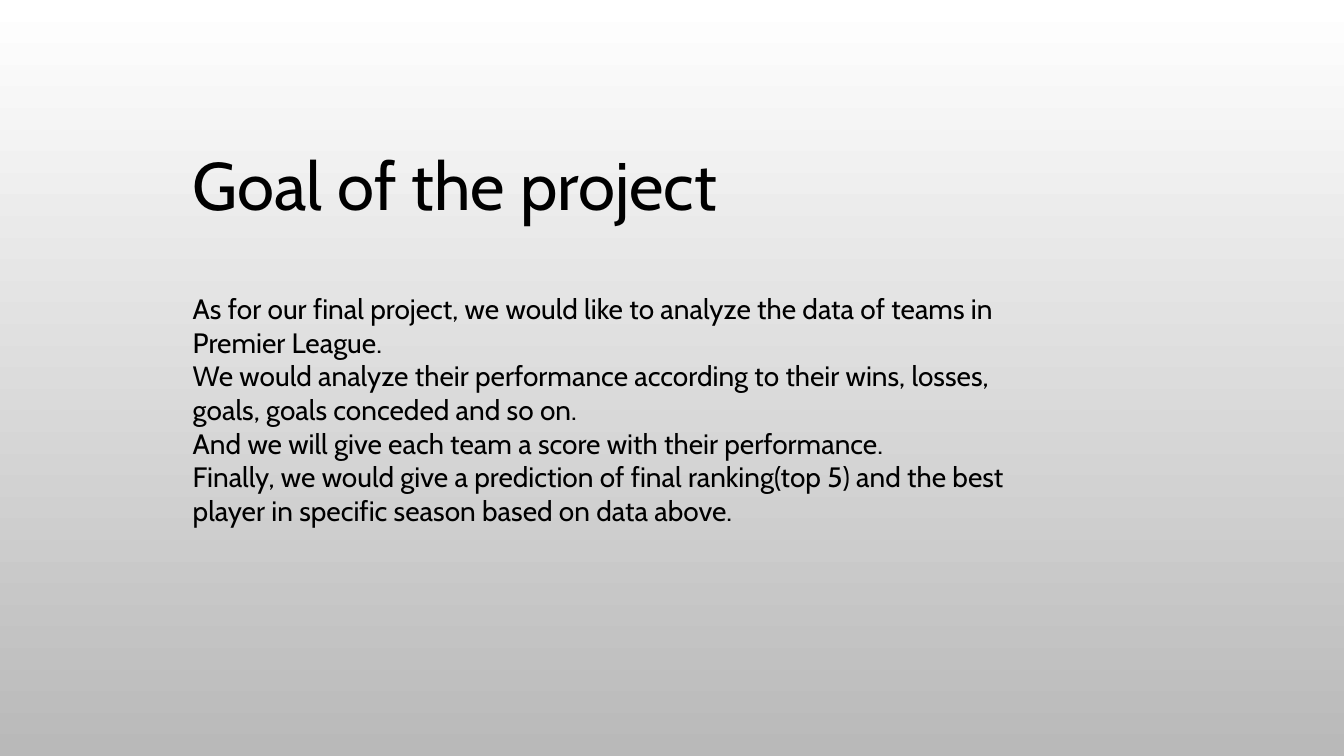
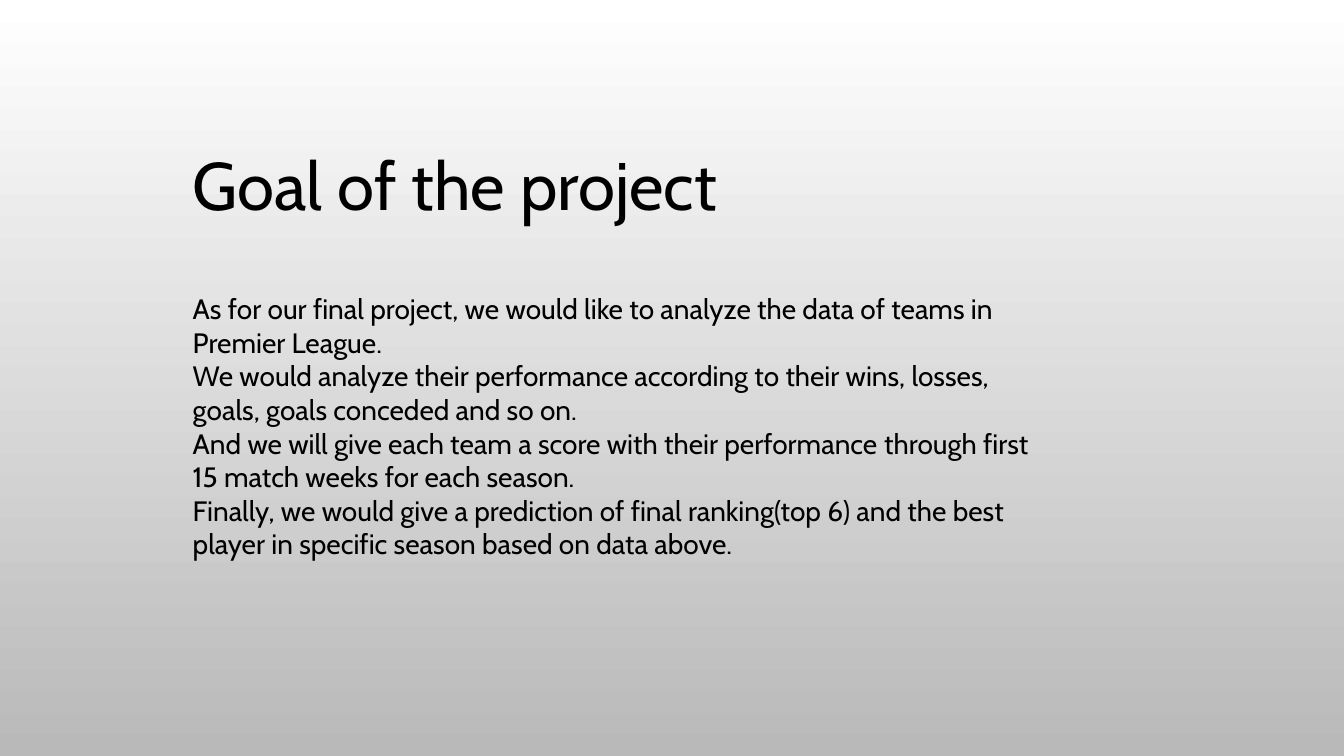
Before and after one commit to yingy4/scalafinal, a slide deck: slide 2 of Planning Presentation - Group 07.pptx. Drawn at 1344x756 pixels with LibreOffice and Linux fonts; fonts in the diff are those of the drawing; background and template pictures are left out. Boxes give left, top, right and bottom in pixels: in the first picture for what was removed or moved away, otherwise in the second. Text is boxed around its words. In the diff, an @@ line names an element or a change of style, - is before the commit and + after.

```diff
--- a/Planning Presentation - Group 07.pptx
+++ b/Planning Presentation - Group 07.pptx
@@ text at [193, 433, 1028, 561]: text changed @@
-And we will give each team a score with their performance.
-Finally, we would give a prediction of final ranking(top 5) and the best player in specific season based on data above.
+And we will give each team a score with their performance through first 15 match weeks for each season.
+Finally, we would give a prediction of final ranking(top 6) and the best player in specific season based on data above.
```
Also in this commit, not shown: 2 other slides changed.
